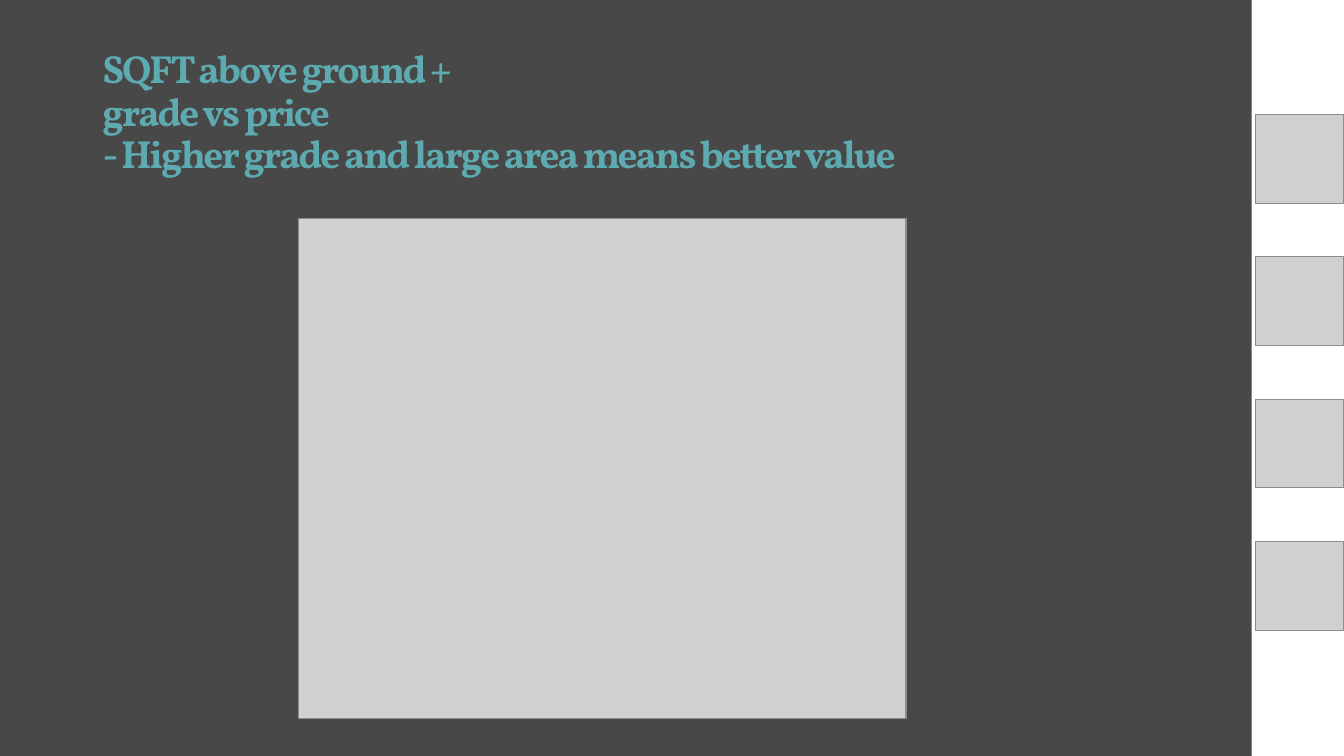
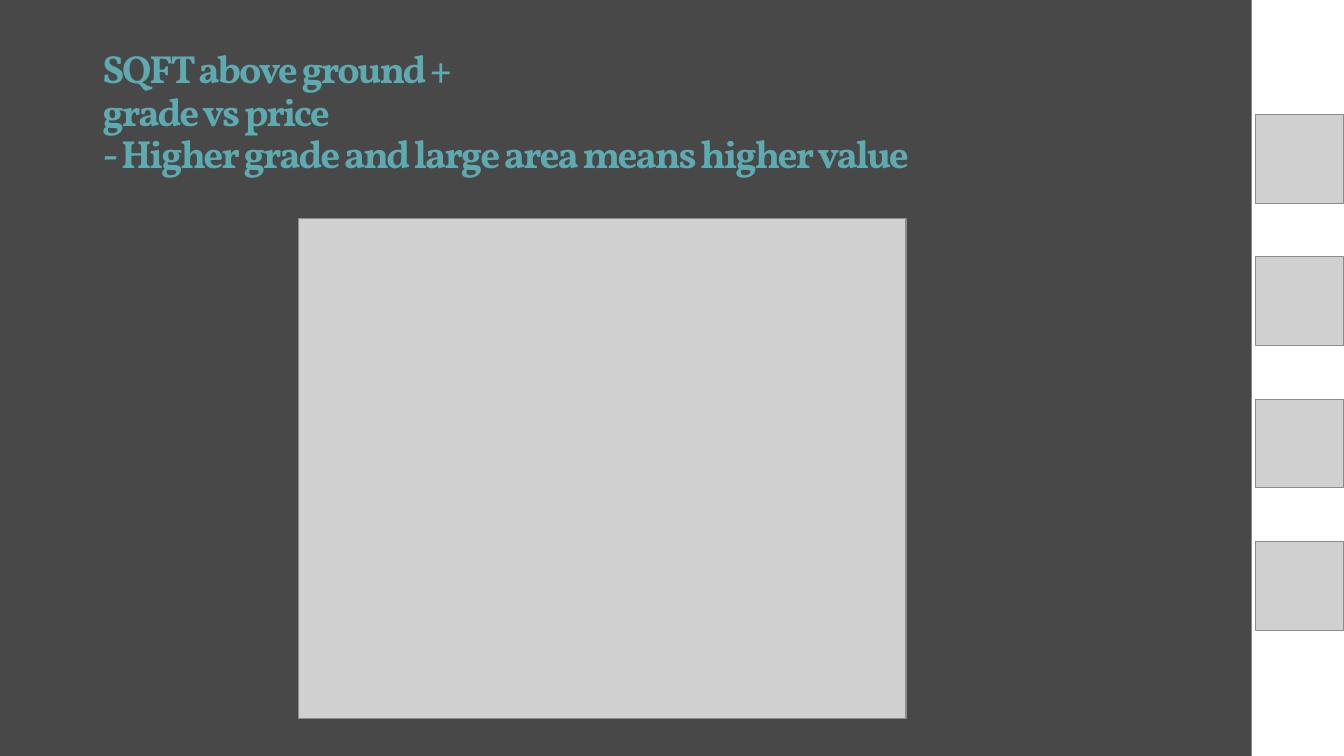
Before and after one commit to vinayakmodgil/dsc-phase-2-project, a slide deck: slide 8 of presentation.pptx. Drawn at 1344x756 pixels with LibreOffice and Linux fonts; fonts in the diff are those of the drawing; grey boxes stand for pictures. Boxes give left, top, right and bottom in pixels: in the first picture for what was removed or moved away, otherwise in the second. Text is boxed around its words. In the diff, an @@ line names an element or a change of style, - is before the commit and + after.

```diff
--- a/presentation.pptx
+++ b/presentation.pptx
@@ title at (x1=102, y1=55, x2=909, y2=178): text changed @@
-SQFT above ground +
-grade vs price
-- Higher grade and large area means better value
+SQFT above ground +
+grade vs price
+- Higher grade and large area means higher value
```
Also in this commit, not shown: 4 other slides changed.
